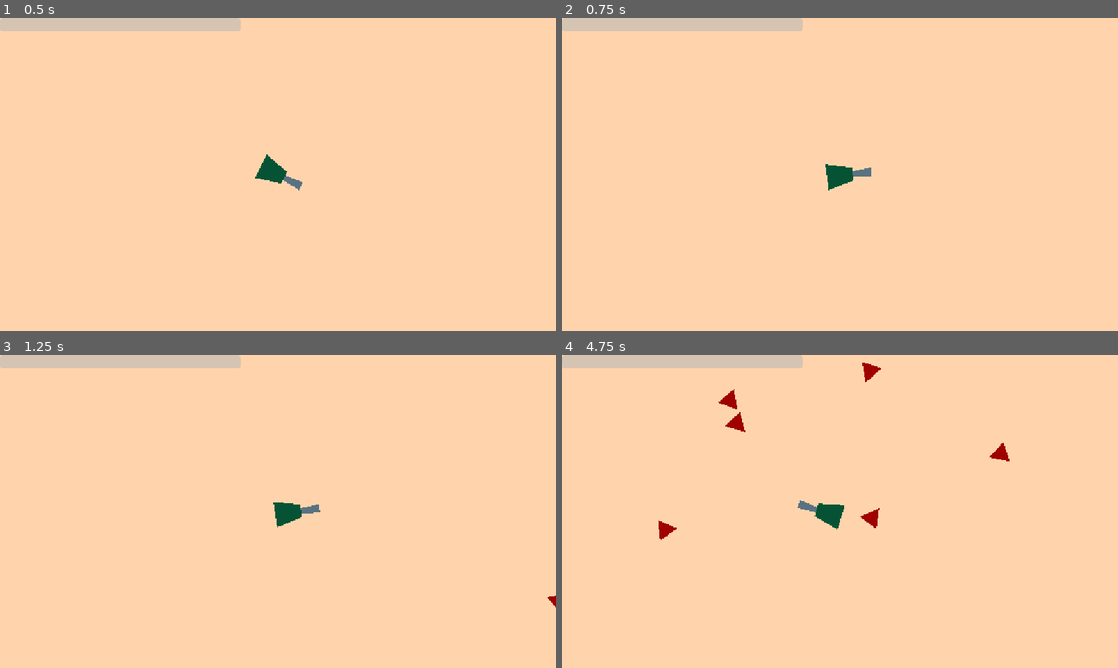
Above: before the commit, frames 1-4 (two rows, left to right).
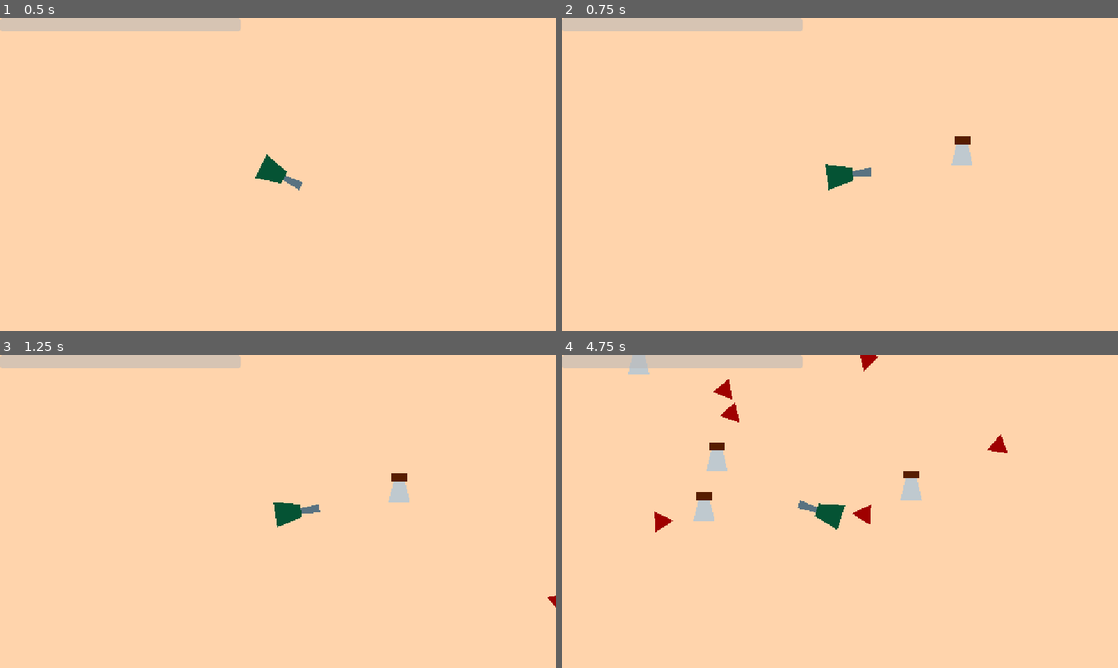
Above: after the commit, the same moments.

Repository: Crash-Out-Engine/NUS-Orbital-2025
Game: Godot game, scene res://scenes/game.tscn
Same seed, same stepped clock (60 frames per second), same inputs: the game is played once before the commit and once after it.
Inputs (mouse positions are in pixels of both pictures, inside the frame that each line leads up to):
- Up to frame 1 (0.5 s): no input
- Up to frame 2 (0.75 s): tap Enter at 0.5 s; move the mouse to (962, 158) at 0.52 s; hold D (right) from 0.53 s (still down); hold Right mouse button (place, bound only after the commit) from 0.53 s (still down); tap Shift (add turret, bound only after the commit) at 0.6 s
- Up to frame 3 (1.25 s): keep holding D (right); keep holding Right mouse button (place, bound only after the commit)
- Up to frame 4 (4.75 s): move the mouse to (728, 527) at 1.27 s; release D (right) at 1.28 s; release Right mouse button (place, bound only after the commit) at 1.28 s; hold S (down) 1.28-2.03 s; right-click (728, 527) at 1.35 s; tap Shift (add turret, bound only after the commit) at 1.55, 2.85, 4.35 s; move the mouse to (895, 442) at 2.02 s; press the mouse at (895, 442) at 2.03 s; hold D (right) 2.03-2.78 s; right-click (895, 442) at 2.3 s; move the mouse to (812, 574) at 2.77 s; release the mouse at (812, 574) at 2.78 s; hold W (up) 2.78-3.53 s; move the mouse to (1006, 558) at 3.52 s; hold Right mouse button (place, bound only after the commit) 3.53-4.28 s; hold A (left) from 3.53 s (still down); move the mouse to (673, 464) at 4.27 s

Frame 1 is identical in both runs. In frame 2, 0.3% of the frame differs, in the area x 70-74%, y 37-48%; in frame 3, 0.3%; in frame 4, 2.0%, in the area x 11-81%, y 0-60%.

Commit message:
feat: add turrets

Diff:
--- a/components/effect/effect.gd
+++ b/components/effect/effect.gd
@@ -6,7 +6,7 @@
 
 var _counter: int
 
-func _can_effect(property: Effectable) -> bool:
+func _can_effect(_property: Effectable) -> bool:
 	return false
 
 func _apply_effect(property: Effectable) -> void:
--- a/components/melee.gd
+++ b/components/melee.gd
@@ -11,5 +11,8 @@
 		var collision = get_parent().get_slide_collision(i)
 		var collider = collision.get_collider()
 
-		if collider.is_in_group("allies") and collider.get_node_or_null(^"./Hitbox") != null and melee_rate.try_melee():
+		if (collider != null and
+				collider.is_in_group("allies") and
+				collider.get_node_or_null(^"./Hitbox") != null and
+				melee_rate.try_melee()):
 			collider.get_node_or_null(^"./Hitbox").trigger(melee_damage.get_effect())
--- a/project.godot
+++ b/project.godot
@@ -50,6 +50,16 @@
 "events": [Object(InputEventMouseButton,"resource_local_to_scene":false,"resource_name":"","device":-1,"window_id":0,"a …(258 unchanged characters)…
 ]
 }
+place={
+"deadzone": 0.2,
+"events": [Object(InputEventMouseButton,"resource_local_to_scene":false,"resource_name":"","device":-1,"window_id":0,"alt_pressed":false,"shift_pressed":false,"ctrl_pressed":false,"meta_pressed":false,"button_mask":2,"position":Vector2(333, 27),"global_position":Vector2(342, 75),"factor":1.0,"button_index":2,"canceled":false,"pressed":true,"double_click":false,"script":null)
+]
+}
+"add turret"={
+"deadzone": 0.2,
+"events": [Object(InputEventKey,"resource_local_to_scene":false,"resource_name":"","device":-1,"window_id":0,"alt_pressed":false,"shift_pressed":false,"ctrl_pressed":false,"meta_pressed":false,"pressed":false,"keycode":0,"physical_keycode":4194325,"key_label":0,"unicode":0,"location":0,"echo":false,"script":null)
+]
+}
 
 [rendering]
 
--- a/scenes/enemy.tscn
+++ b/scenes/enemy.tscn
@@ -24,6 +24,12 @@
 antialiased = true
 polygon = PackedVector2Array(8, 0, -8, -8, -8, 8)
 
+[node name="Melee" type="Node" parent="." node_paths=PackedStringArray("melee_rate", "melee_damage")]
+script = ExtResource("5_nenq2")
+melee_rate = NodePath("../MeleeRate")
+melee_damage = NodePath("../MeleeDamage")
+metadata/_custom_type_script = "uid://bx0i0x84j70ct"
+
 [node name="Movement" type="Node" parent="."]
 script = ExtResource("2_md0e3")
 initial_speed = 150.0
@@ -35,13 +41,8 @@
 
 [node name="Health" type="Node" parent="."]
 script = ExtResource("4_5uy6h")
+recovery_rate = 1.5
 metadata/_custom_type_script = "uid://da606deregrbs"
-
-[node name="Melee" type="Node" parent="." node_paths=PackedStringArray("melee_rate", "melee_damage")]
-script = ExtResource("5_nenq2")
-melee_rate = NodePath("../MeleeRate")
-melee_damage = NodePath("../MeleeDamage")
-metadata/_custom_type_script = "uid://bx0i0x84j70ct"
 
 [node name="MeleeRate" type="Node" parent="."]
 script = ExtResource("6_md484")
--- /dev/null
+++ b/scenes/turret.tscn
@@ -0,0 +1,25 @@
+[gd_scene load_steps=3 format=3 uid="uid://iqyedsof74fp"]
+
+[ext_resource type="Script" uid="uid://d8jbrtwr3jw" path="res://scripts/turret.gd" id="1_x3mc5"]
+
+[sub_resource type="CapsuleShape2D" id="CapsuleShape2D_fowog"]
+radius = 12.0
+height = 48.0
+
+[node name="Turret" type="StaticBody2D"]
+script = ExtResource("1_x3mc5")
+
+[node name="Polygon2D" type="Polygon2D" parent="."]
+scale = Vector2(1.38583, 1.47059)
+color = Color(0.756034, 0.795543, 0.816676, 1)
+polygon = PackedVector2Array(-8, -24, -16, 8, 16, 8, 8, -24)
+
+[node name="Polygon2D2" type="Polygon2D" parent="."]
+position = Vector2(0, 8)
+scale = Vector2(1.38583, 1.47059)
+color = Color(0.343323, 0.123762, 4.81308e-08, 1)
+polygon = PackedVector2Array(-11.5455, -27.2, 11.5455, -27.2, 11.5455, -38.08, -11.5455, -38.08)
+
+[node name="CollisionShape2D" type="CollisionShape2D" parent="."]
+rotation = 1.5708
+shape = SubResource("CapsuleShape2D_fowog")
--- a/scripts/player.gd
+++ b/scripts/player.gd
@@ -1,6 +1,7 @@
 class_name Player extends CharacterBody2D
 
 var bullet_scene = preload("res://scenes/bullet.tscn")
+var turret_scene = preload("res://scenes/turret.tscn")
 
 var direction: Callable = func(_delta: float) -> Vector2:
 	return Vector2(
@@ -10,6 +11,8 @@
 
 @onready var barrel = $Barrel
 @onready var shoot_timer = $ShootTimer
+
+var current_turret = null
 
 func _ready() -> void:
 	healthChanged.emit(1.0)
@@ -25,6 +28,21 @@
 		shoot_timer.start()
 		$/root/Game.add_child(bullet)
 
+	if Input.is_action_just_pressed("add turret"):
+		current_turret = turret_scene.instantiate()
+		current_turret.set_collidable(false)
+		$/root/Game.add_child(current_turret)
+
+	if Input.is_action_pressed("place"):
+		if current_turret != null:
+			current_turret.global_position = get_global_mouse_position()
+
+	if Input.is_action_just_released("place"):
+		if current_turret != null:
+			current_turret.set_collidable(true)
+			current_turret = null
+
+
 func _on_health_just_emptied() -> void:
 	print("died")
 	get_tree().reload_current_scene()
--- /dev/null
+++ b/scripts/turret.gd
@@ -0,0 +1,4 @@
+extends StaticBody2D
+
+func set_collidable(value: bool) -> void:
+	$"./CollisionShape2D".set_deferred("disabled", not value)
Not shown, added: scripts/turret.gd.uid
Not shown, added: scenes/turret.tscn11425795530.tmp
